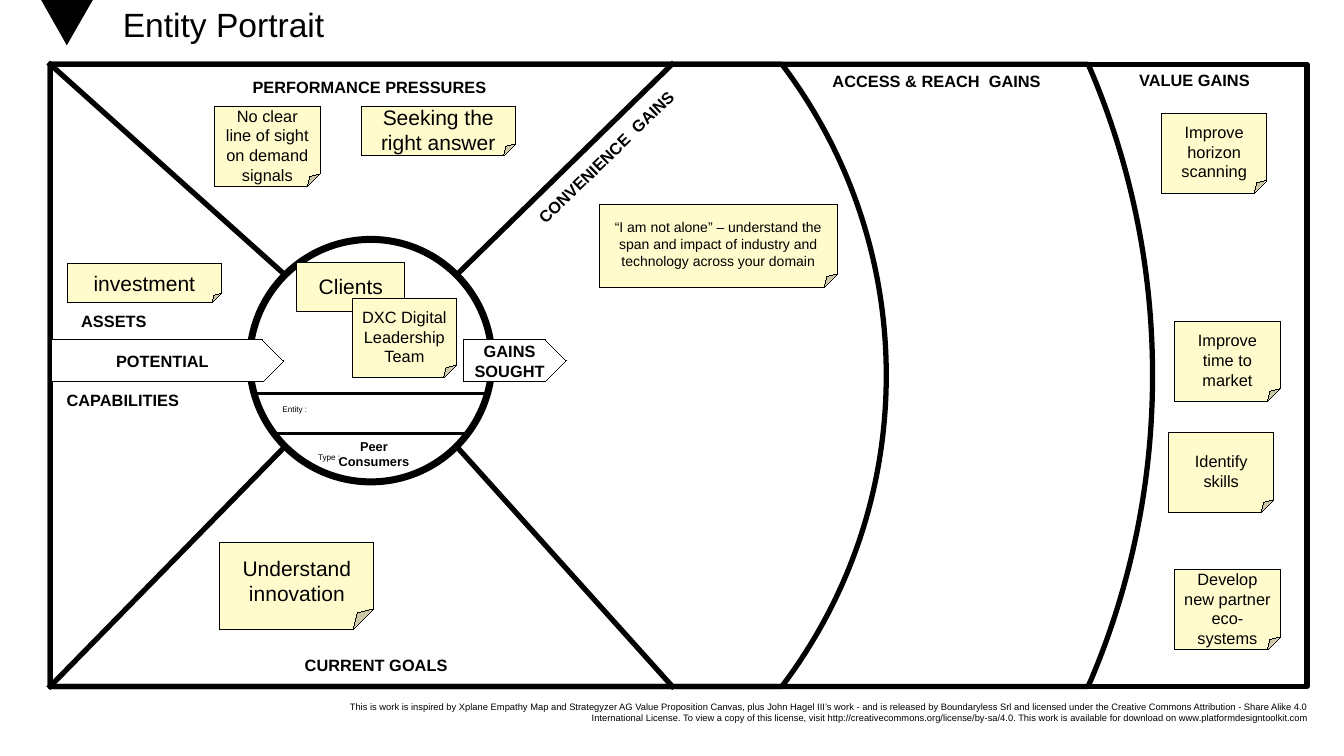
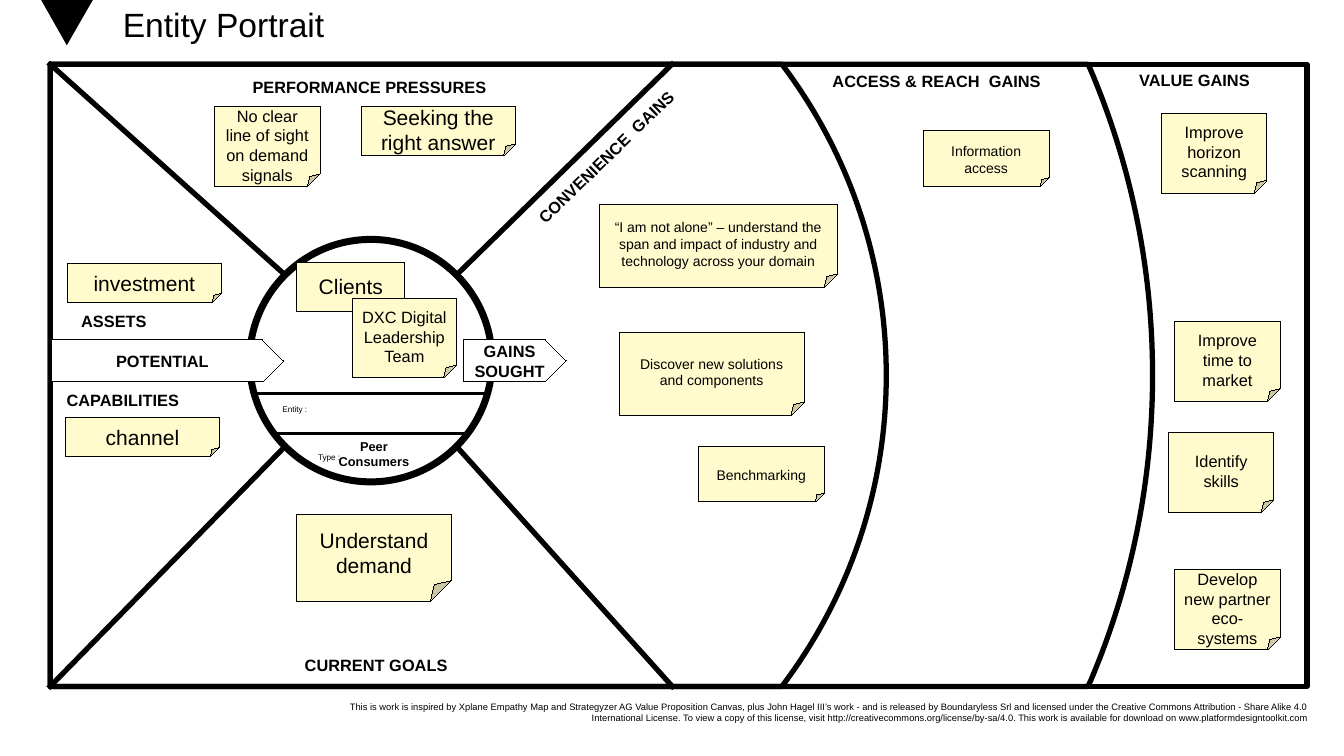
Before and after one commit to EnglishSid/DigitalExplorerSpecs, a slide deck: slide 6 of Platform/DE.OpenSource/Open Source platform Canvases.pptx. Drawn at 1344x756 pixels with LibreOffice and Linux fonts; fonts in the diff are those of the drawing; background and template pictures are left out. Boxes give left, top, right and bottom in pixels: in the first picture for what was removed or moved away, otherwise in the second. Text is boxed around its words. In the diff, an @@ line names an element or a change of style, - is before the commit and + after.

```diff
--- a/Platform/DE.OpenSource/Open Source platform Canvases.pptx
+++ b/Platform/DE.OpenSource/Open Source platform Canvases.pptx
@@ folded corner added at [923,131,1049,186], fill #FFFBCC, outline #000000 0.75 pt, 12 pt, text #000000 @@
+Information access
@@ folded corner added at [619,332,804,415], fill #FFFBCC, outline #000000 0.75 pt, 12 pt, text #000000 @@
+Discover new solutions and components
@@ folded corner added at [66,417,220,457], fill #FFFBCC, outline #000000 0.75 pt, 18 pt, text #000000 @@
+channel
@@ folded corner added at [698,446,824,501], fill #FFFBCC, outline #000000 0.75 pt, 12 pt, text #000000 @@
+Benchmarking
@@ folded corner "Understand demand": place and size @@
-folded corner "Understand demand" at [220,543,375,630]
+folded corner "Understand demand" at [297,514,451,601]
@@ text in folded corner at [320,532,428,574]: text changed @@
-Understand innovation
+Understand demand
```
Also in this commit, not shown: 6 other slides changed, 1 other file.
